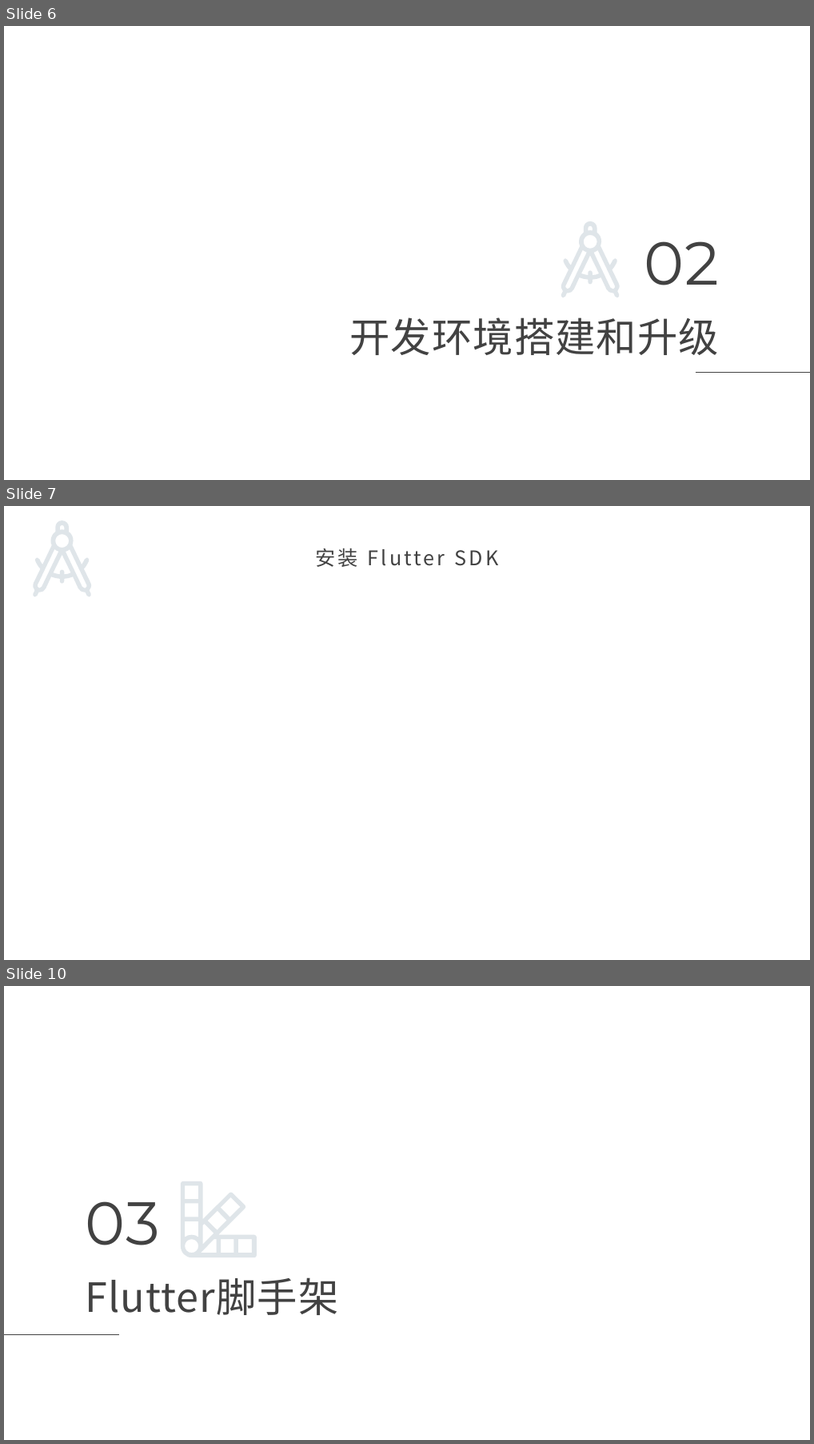
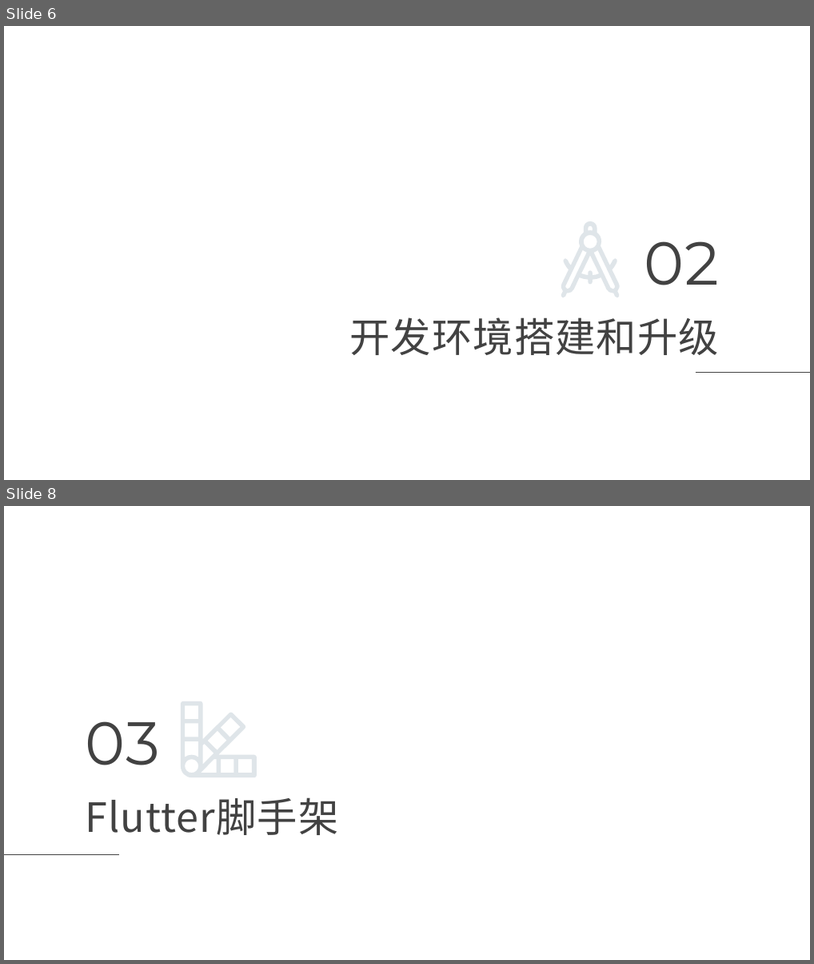
Before and after one commit to maosong-pactera/training-flutter, a slide deck: 移动端Flutter_第1课_如何开始工作？.pptx. Shown one above the other, each under a label of ours: slides 6, 7 and 10 before the commit, slides 6 and 8 after it; the slides between them are not shown. The pictures are 814x1444 and 814x964 pixels, drawn with LibreOffice and Linux fonts; fonts in the diff are those of the drawing; background and template pictures are left out. Boxes give left, top, right and bottom in pixels: in the first picture for what was removed or moved away, otherwise in the second. Text is boxed around its words. In the diff, an @@ line names an element or a change of style, - is before the commit and + after.

```diff
--- a/移动端Flutter_第1课_如何开始工作？.pptx
+++ b/移动端Flutter_第1课_如何开始工作？.pptx
@@ slide 7 removed at (4,506,810,960), background picture (left out) @@
@@ freeform shape removed at (33,520,92,596) @@
@@ title removed at (315,548,499,567) @@
-安装 Flutter SDK
@@ what was slide 10 is now slide 8 @@
```
Also in this commit, not shown: 1 slide added, 2 other slides removed.
